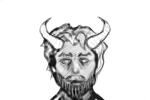
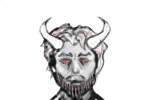
Layers edited between the first and the second 150 × 100 image:
renamed "Calque 6" to "Calque 7", painted on it over [43, 27, 104, 95]
